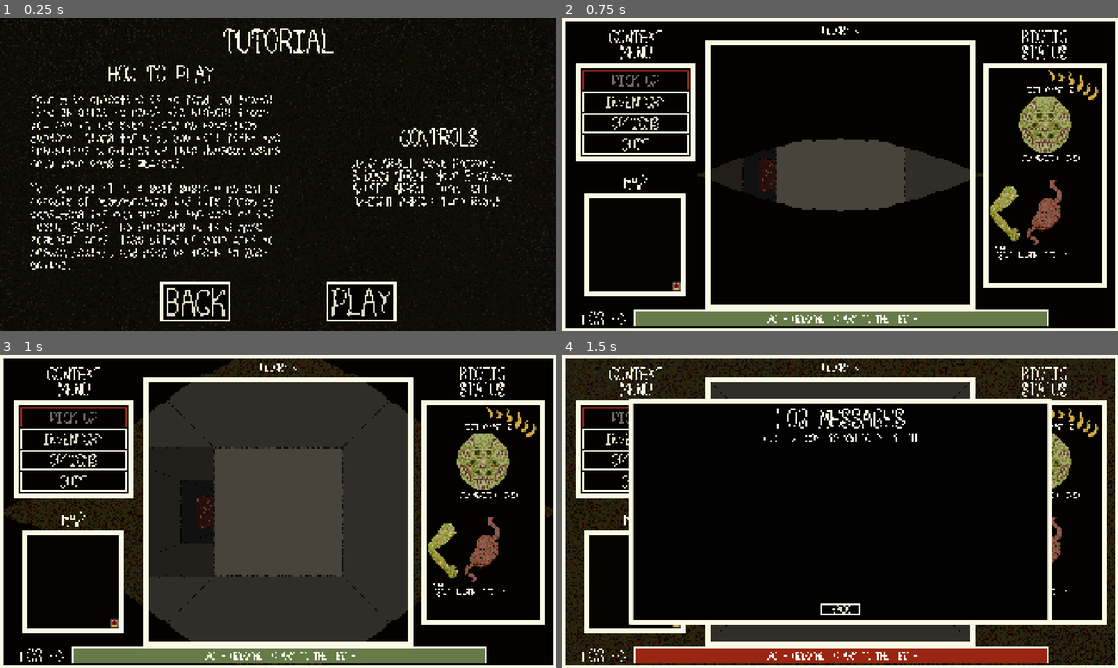
Above: before the commit, frames 1-4 (two rows, left to right).
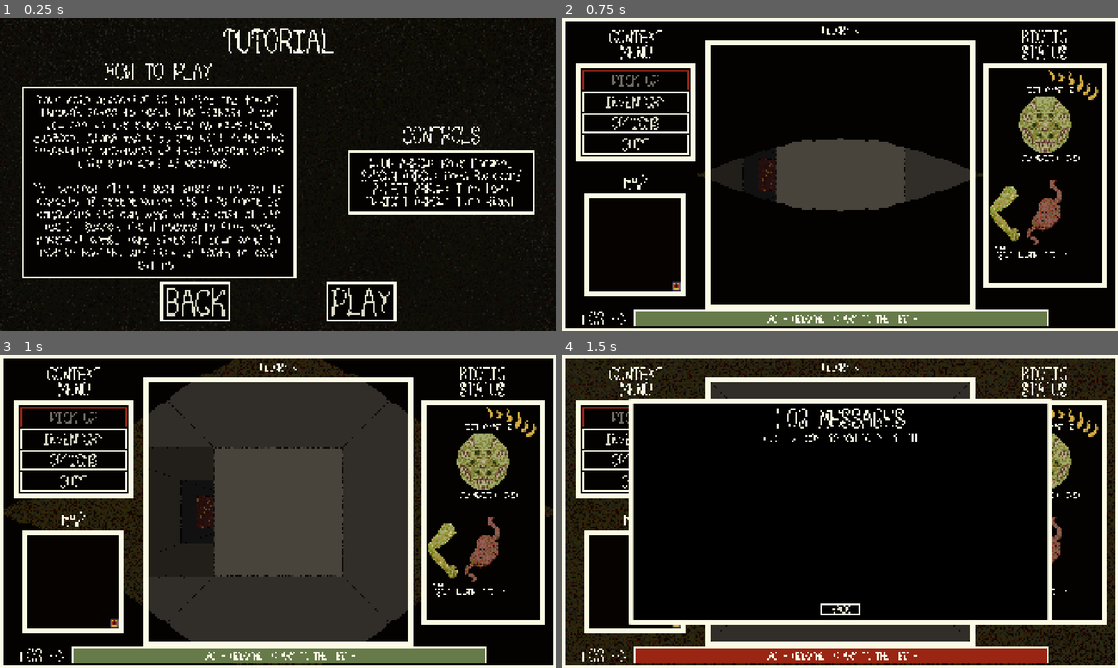
Above: after the commit, the same moments.

Repository: sym-z/arm-to-the-teeth
Game: Godot game, scene res://scenes/tutorial/tutorial.tscn
The game is run twice, just before and just after one commit, with the same random seed, the same clock (stepped at 60 frames per second) and the same inputs. The project has no main scene, so this scene is started directly.
Inputs (mouse positions are in pixels of both pictures, inside the frame that each line leads up to):
- Up to frame 1 (0.25 s): no input
- Up to frame 2 (0.75 s): click "PLAY" at 0.5 s
- Up to frame 3 (1 s): no input
- Up to frame 4 (1.5 s): move the mouse to (840, 655) at 1.27 s; hold D (turn_right) from 1.28 s (still down); hold Space (pick_up) from 1.28 s (still down); click (840, 655) at 1.42 s

The runs differ from the first frame. In frame 1, 8.7% of the frame differs, in the area x 4-97%, y 14-84%; in frame 2, nothing differs; in frame 3, nothing differs; in frame 4, nothing differs.

Commit message:
tutorial stylebox adjustment

Diff:
--- a/src/scenes/tutorial/tutorial.tscn
+++ b/src/scenes/tutorial/tutorial.tscn
@@ -6,6 +6,18 @@
 [ext_resource type="Theme" uid="uid://cjx0tjkwn4x17" path="res://themes/main_menu/mm_buttons.tres" id="4_g7eoy"]
 [ext_resource type="Theme" uid="uid://b8tsdli3etiyv" path="res://themes/tutorial/sub_header_tut.tres" id="5_pq3l0"]
 [ext_resource type="Theme" uid="uid://bt3xlpniattbt" path="res://themes/tutorial/desc_tut.tres" id="6_g7eoy"]
+
+[sub_resource type="StyleBoxFlat" id="StyleBoxFlat_pq3l0"]
+bg_color = Color(0.0156863, 0.00784314, 0, 1)
+border_width_left = 8
+border_width_top = 8
+border_width_right = 8
+border_width_bottom = 8
+border_color = Color(0.984314, 0.980392, 0.898039, 1)
+expand_margin_left = 16.0
+expand_margin_top = 16.0
+expand_margin_right = 16.0
+expand_margin_bottom = 16.0
 
 [node name="Tutorial" type="CanvasLayer" node_paths=PackedStringArray("play_button", "back_button")]
 script = ExtResource("1_g40di")
@@ -93,13 +105,18 @@
 horizontal_alignment = 1
 vertical_alignment = 1
 
-[node name="Text" type="Label" parent="Text/HBoxContainer/Description"]
+[node name="PanelContainer" type="PanelContainer" parent="Text/HBoxContainer/Description"]
+layout_mode = 2
+theme_override_styles/panel = SubResource("StyleBoxFlat_pq3l0")
+
+[node name="Text" type="Label" parent="Text/HBoxContainer/Description/PanelContainer"]
 custom_minimum_size = Vector2(900, 0)
 layout_mode = 2
 theme = ExtResource("6_g7eoy")
 text = "Your main objective is to find and travel through gates to reach the highest floor you can in the ever changing maze-like dungeon. Along the way, you will fight the inhabiting creatures of this dungeon using only your arms as weapons.
 
 You control \"It\", a self sustaining entity capable of regenerating its life force by consuming its own arms at the cost of its teeth. Search the dungeons to find more powerful arms, take bites of your arms to regain health, and pick up teeth to keep eating."
+horizontal_alignment = 1
 autowrap_mode = 2
 
 [node name="Controls" type="VBoxContainer" parent="Text/HBoxContainer"]
@@ -115,7 +132,11 @@
 horizontal_alignment = 1
 vertical_alignment = 1
 
-[node name="Text" type="Label" parent="Text/HBoxContainer/Controls"]
+[node name="PanelContainer" type="PanelContainer" parent="Text/HBoxContainer/Controls"]
+layout_mode = 2
+theme_override_styles/panel = SubResource("StyleBoxFlat_pq3l0")
+
+[node name="Text" type="Label" parent="Text/HBoxContainer/Controls/PanelContainer"]
 custom_minimum_size = Vector2(600, 0)
 layout_mode = 2
 theme = ExtResource("6_g7eoy")
@@ -123,4 +144,5 @@
 S/DOWN ARROW: Move Backward
 A/LEFT ARROW: Turn Left
 D/RIGHT ARROW: Turn Right"
+horizontal_alignment = 1
 autowrap_mode = 2
Not shown: 1 places in src/scenes/tutorial/tutorial.tscn that only renumber resources
